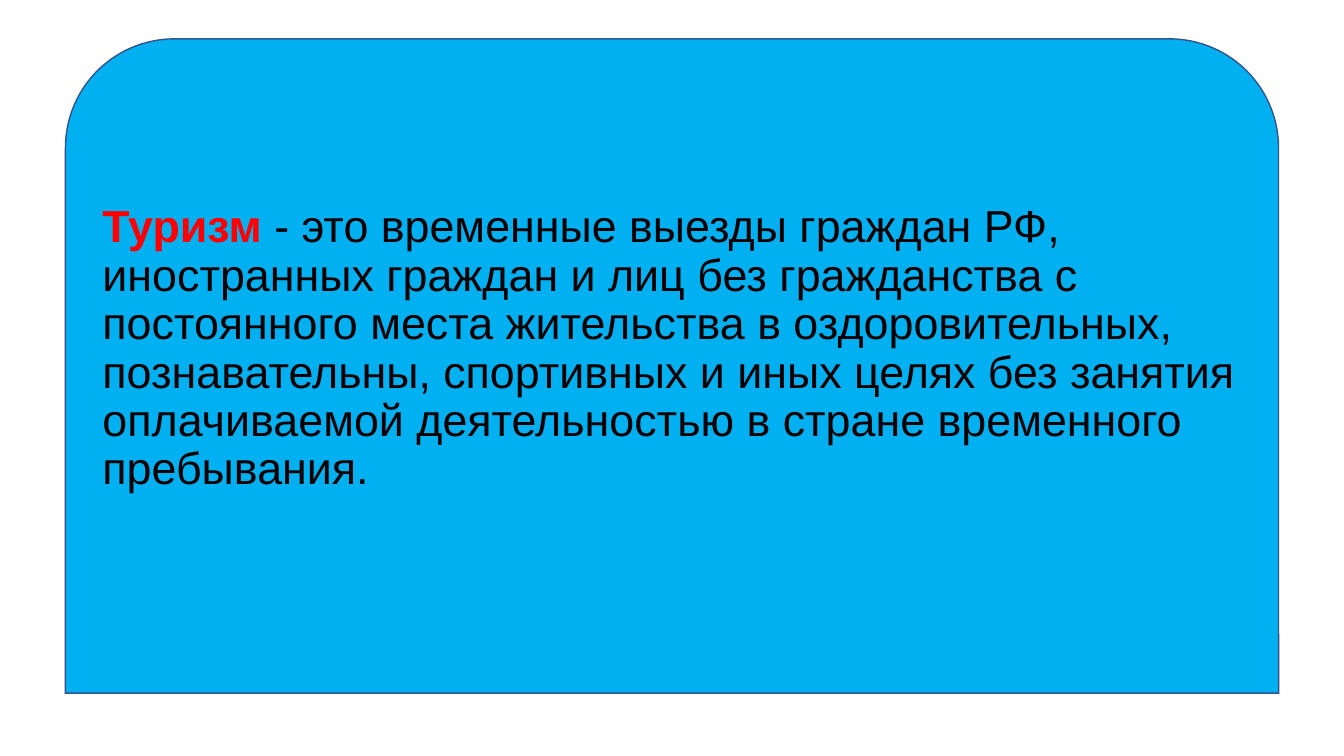
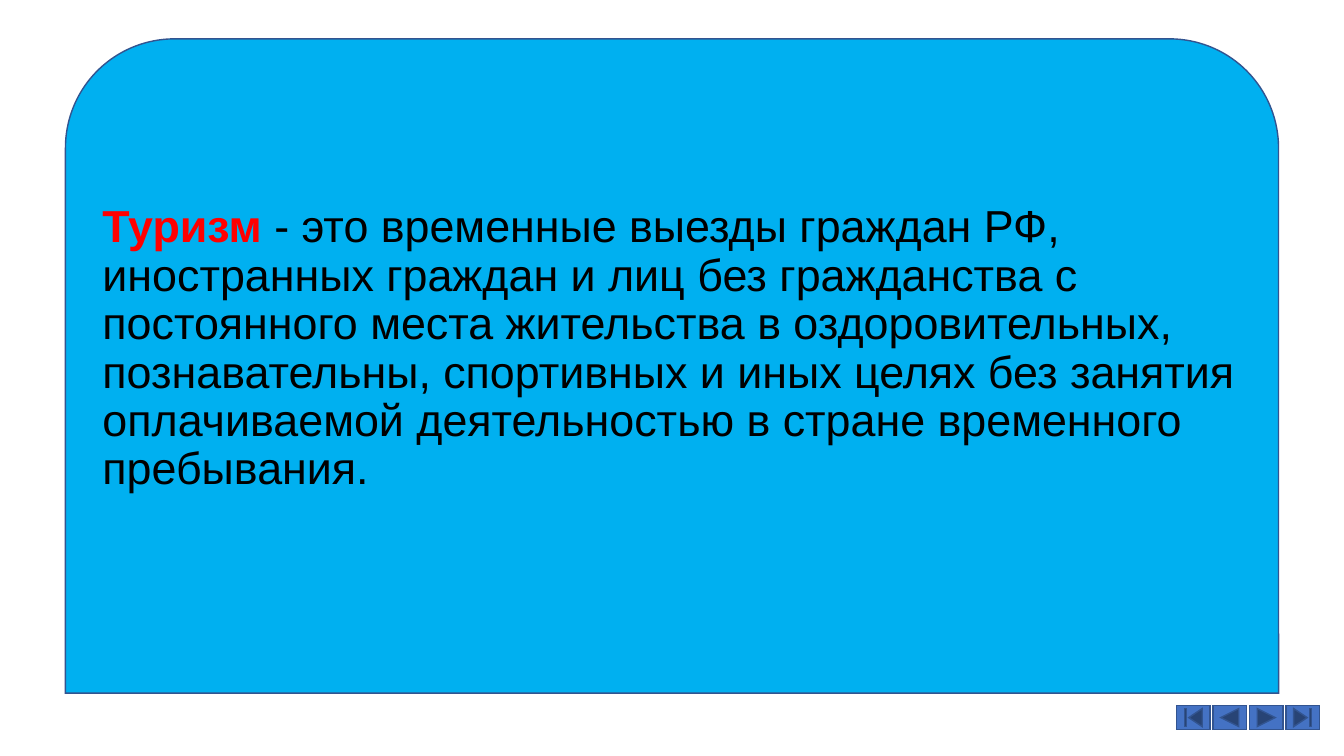
Before and after one commit to Denis-buh/Lesson_repo, a slide deck: slide 2 of Лабораторные работы/№ 6/№6.pptx. Drawn at 1344x756 pixels with LibreOffice and Linux fonts; fonts in the diff are those of the drawing; background and template pictures are left out. Boxes give left, top, right and bottom in pixels: in the first picture for what was removed or moved away, otherwise in the second. Text is boxed around its words. In the diff, an @@ line names an element or a change of style, - is before the commit and + after.

```diff
--- a/Лабораторные работы/№ 6/№6.pptx
+++ b/Лабораторные работы/№ 6/№6.pptx
@@ action button beginning added at (1177,706,1210,730), fill #4472C4, outline #325491 1 pt @@
@@ action button back previous added at (1213,706,1246,730), fill #4472C4, outline #325491 1 pt @@
@@ action button forward next added at (1250,706,1284,730), fill #4472C4, outline #325491 1 pt @@
@@ action button end added at (1287,706,1320,730), fill #4472C4, outline #325491 1 pt @@
```
Also in this commit, not shown: 2 other slides changed, 4 slides added, 4 slides removed.
